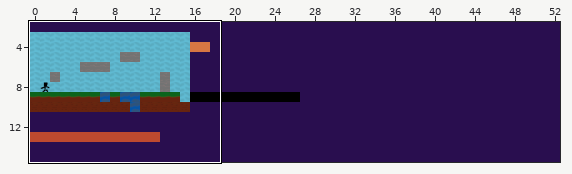
LDtk project: src/commonMain/resources/ldtk/torch_map.ldtk. Above, an overview of the earlier version with the close-up marked.
Close-up. Before:
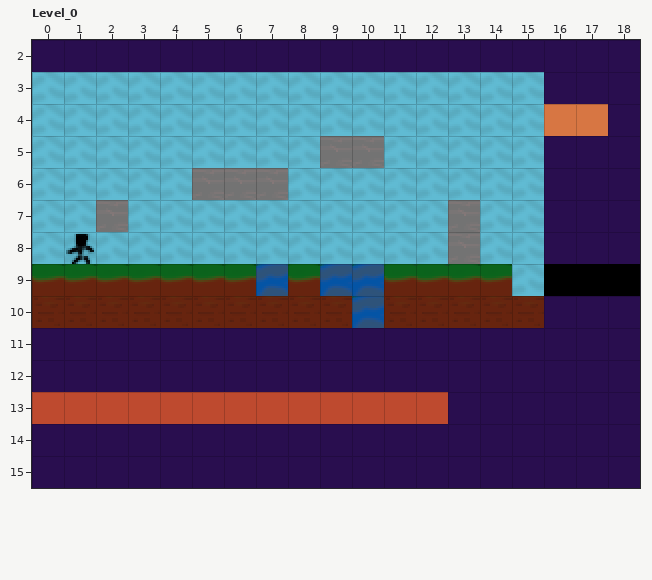
Cells are 16x16 px. Shown: Level_0 x 0..18, y 2..15. The commit also changed other parts of the map, which this record leaves out. The old version is drawn lined up with the new one.
The same view after the edit:
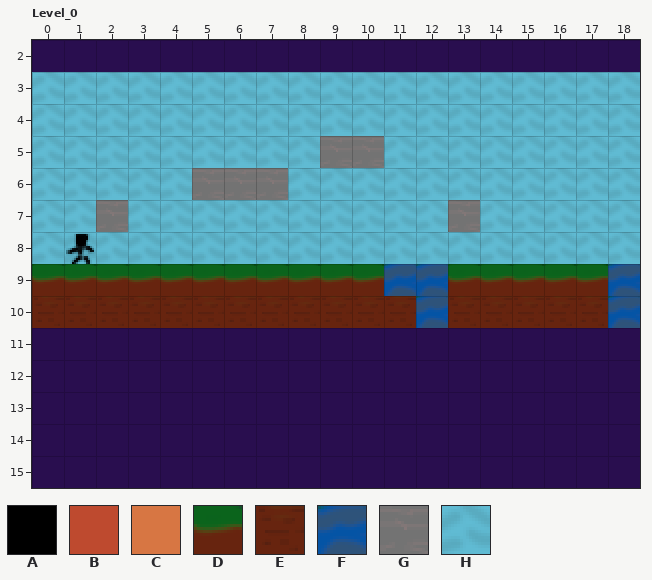
Key: from "IntGrid": A 1 "cc", B 2 "ff", C 3 "vv"; from "Torch_atlas2": D 0, E 2, F 50, G 52, H 54.
_ is an empty cell, . an unchanged one.
The edit:
map size 31x16 -> 53x16 cells
--- layer "Collisions"
@@ x 16..17 @@
- 4 CC
+ 4 __
@@ x 18..18 @@
- 9 A
+ 9 _
@@ x 0..12 @@
-13 BBBBBBBBBBBBB
+13 _____________
--- layer "Tiles"
@@ x 7..18 @@
- 3 .........___
- 4 .........___
- 5 .........___
- 6 .........___
- 7 .........___
- 8 ......G..___
- 9 F.FFDD..H___
-10 ...F.E...___
+ 3 .........HHH
+ 4 .........HHH
+ 5 .........HHH
+ 6 .........HHH
+ 7 .........HHH
+ 8 ......H..HHH
+ 9 D.DDFF..DDDF
+10 ...E.F...EEF
Where, in picture pixels (left, top, right, bottom), the same in both close-ups:
changed: (512, 72, 640, 328)
changed: (320, 232, 480, 328)
changed: (256, 264, 288, 296)
removed: (32, 392, 448, 424)
